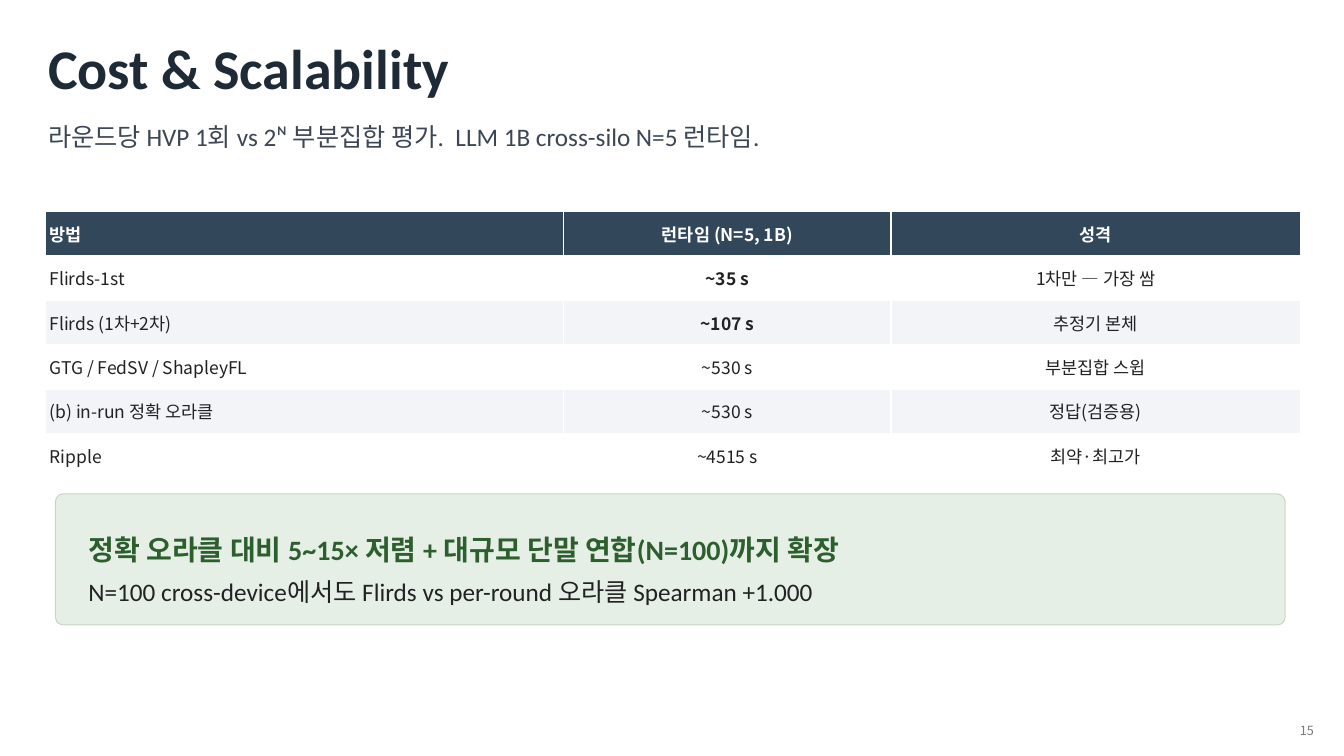
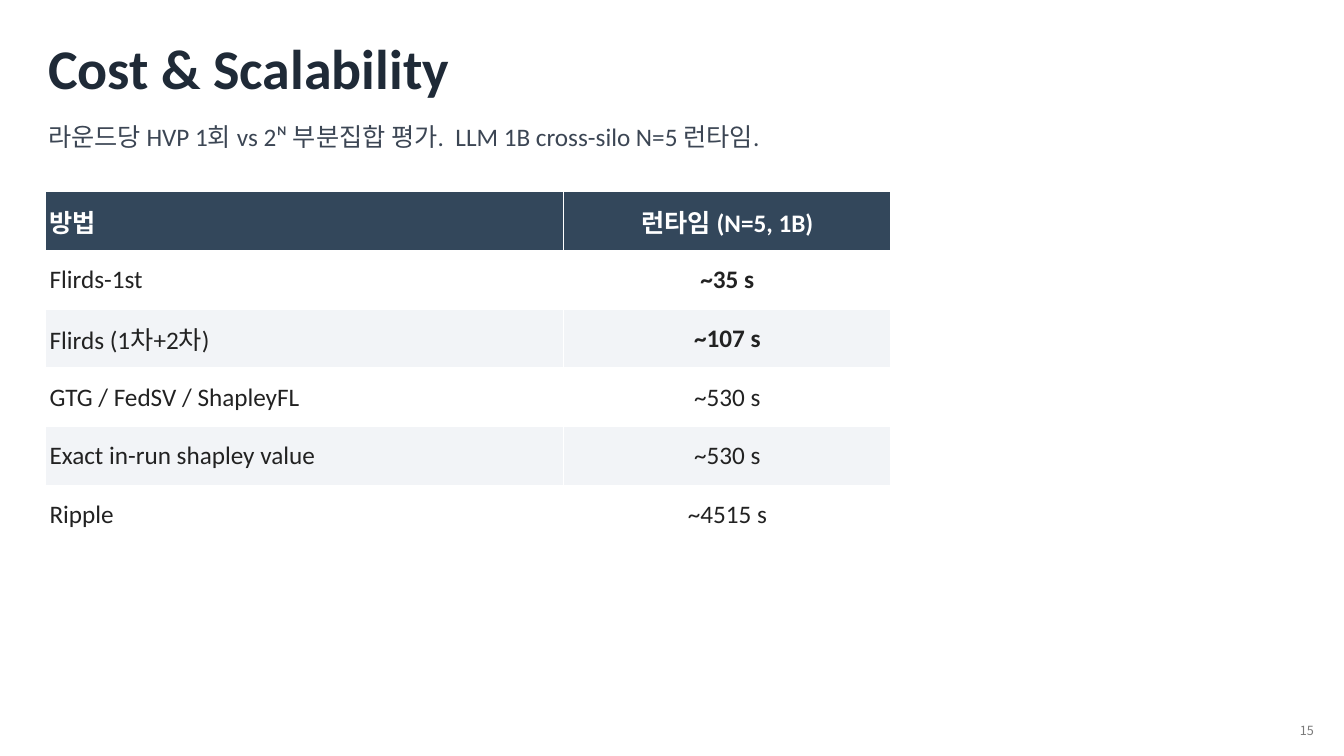
Before and after one commit to YongheeChoi/flirds, a slide deck: slide 11 of research-wiki/survey/presentations/flirds-seminar-intro/flirds-seminar-intro.pptx (slide 15 before the commit). Drawn at 1344x756 pixels with LibreOffice and Linux fonts; fonts in the diff are those of the drawing. Boxes give left, top, right and bottom in pixels: in the first picture for what was removed or moved away, otherwise in the second. Text is boxed around its words. In the diff, an @@ line names an element or a change of style, - is before the commit and + after.

```diff
--- a/research-wiki/survey/presentations/flirds-seminar-intro/flirds-seminar-intro.pptx
+++ b/research-wiki/survey/presentations/flirds-seminar-intro/flirds-seminar-intro.pptx
@@ table at (x1=45, y1=192, x2=891, y2=544) @@
-column 1, row 5: (b) in-run 정확 오라클
+column 1, row 5: Exact in-run shapley value
-column 3: 성격 | 1차만 — 가장 쌈 | 추정기 본체 | 부분집합 스윕 | 정답(검증용) | 최약·최고가
@@ table resized from (x1=45, y1=212, x2=1301, y2=478) to (x1=45, y1=192, x2=891, y2=544) @@
@@ rounded rectangle removed at (x1=55, y1=494, x2=1286, y2=625) @@
@@ text removed at (x1=88, y1=536, x2=839, y2=605) @@
-정확 오라클 대비 5~15× 저렴 + 대규모 단말 연합(N=100)까지 확장
-N=100 cross-device에서도 Flirds vs per-round 오라클 Spearman +1.000
```
Also in this commit, not shown: 4 other slides changed, 4 slides removed.
